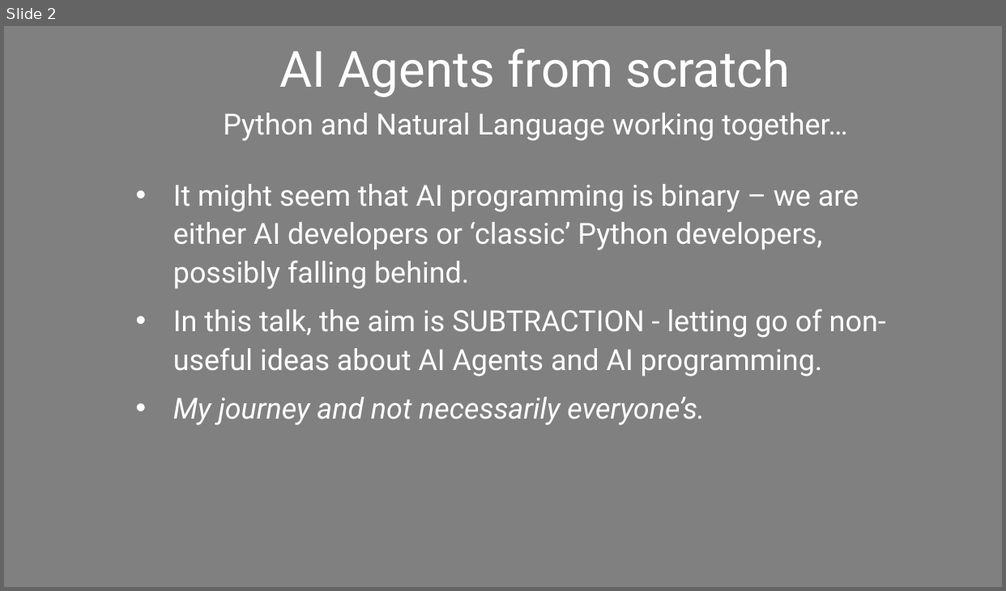
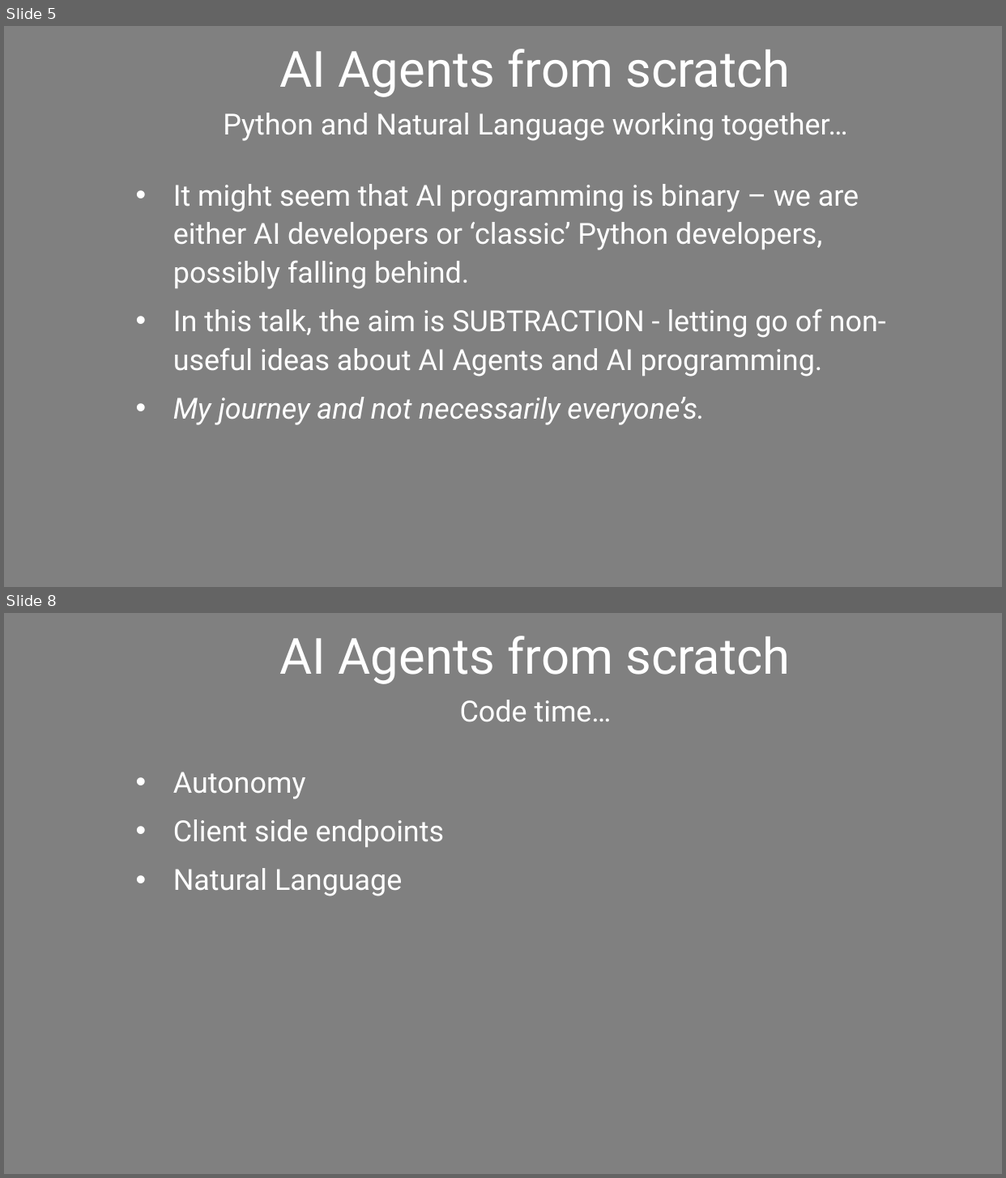
Before and after one commit to Python-Test-Engineer/conf42-ai-agents, a slide deck: ai-agents-conf42.pptx. Shown one above the other, each under a label of ours: slide 2 before the commit, slides 5 and 8 after it; the slides between them are not shown. The pictures are 1006x591 and 1006x1178 pixels, drawn with LibreOffice and Linux fonts; fonts in the diff are those of the drawing. Boxes give left, top, right and bottom in pixels: in the first picture for what was removed or moved away, otherwise in the second. Text is boxed around its words. In the diff, an @@ line names an element or a change of style, - is before the commit and + after.

```diff
--- a/ai-agents-conf42.pptx
+++ b/ai-agents-conf42.pptx
@@ slide 8 added at [4, 613, 1002, 1174], background #808080 @@
@@ text added at [280, 636, 790, 684], 48 pt, text #FFFFFF @@
+AI Agents from scratch
@@ text added at [460, 700, 612, 722], 28 pt, text #FFFFFF @@
+Code time…
@@ subtitle added at [173, 772, 445, 897], 28 pt, text #FFFFFF @@
+• Autonomy
+• Client side endpoints
+• Natural Language
@@ what was slide 2 is now slide 5 @@
```
Also in this commit, not shown: 1 slide changed, 6 other slides added, 2 other files.
